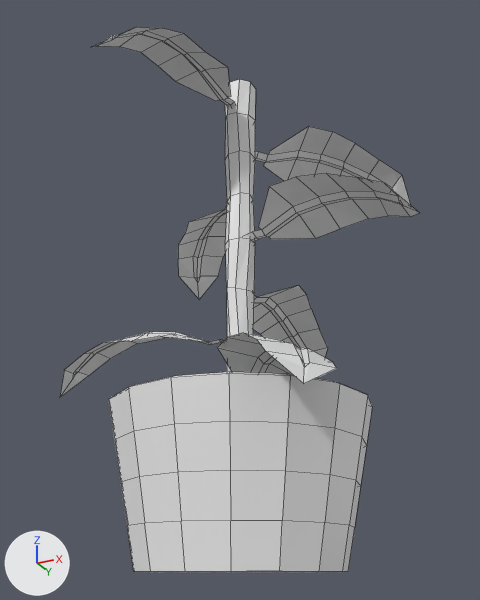
The Blender file Assets/Master/Models/plant_A.blend, before and after one commit.
Rendered twice from a camera (50 mm lens) standing at (1.581, -1.665, 0.01) and looking at (0.49, 0.518, 0.992). The axes (+X, +Y, +Z) are drawn at lower left. The lights are the same throughout. Mesh edges are drawn as thin lines.

In view in the first picture: 'Pot'.
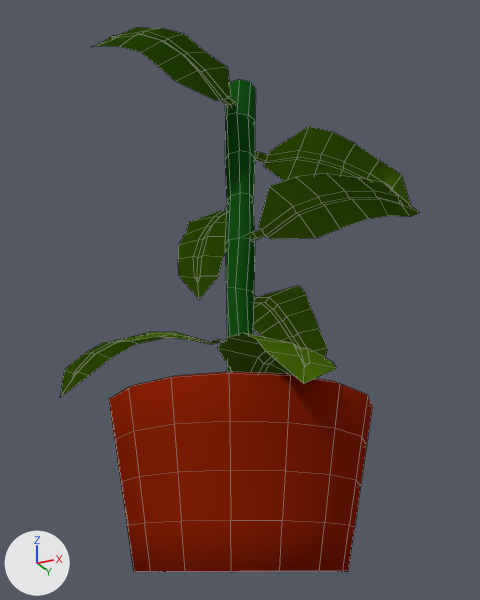
What the commit changed:
Material 'Pot' (mat_pot) is new.
Its base color is (0.253, 0.0152, 0.00148) (brown #8a2105).
Material 'Leaf' (mat_leaf) is new.
Its base color is (0.111, 0.253, 0.00712) (green #5e8a14).
Material 'Branch' (mat_branch) is new.
Its base color is (0.00732, 0.0835, 0.00768) (dark green #155215).
me_cube_002 is used by ob_pot; location (0.0, 0.0, 0.0); rotation (1.571, 0.0, -3.142), in degrees (90, 0, -180).
me_cube_002 had 514 vertices, 422 faces and spanned x -1.25..0.27, y 0.0..2.0, z -0.25..1.28.
me_cube_002 now has 781 vertices, 633 faces and spans x -1.25..0.27, y 0.0..2.0, z -0.25..1.28.
me_cube_002 part 1: the loose piece of 38 vertices spanning x -1.1..-0.52, y 1.5..1.75, z 0.5..1.03 is copied, and the copy is turned -145.2 degrees about the y axis through its middle, then moved by (0.41, 0.21, -0.66), in mat_leaf (green #5d8a14); it spans x -0.59..-0.23, y 1.71..1.96, z -0.25..0.47.
me_cube_002 part 2: the loose piece of 38 vertices spanning x -0.5..0.05, y 1.29..1.54, z 0.51..1.08 is copied, and the copy is turned -92.7 degrees about the y axis through its middle, then moved by (-0.59, 0.21, -0.03), in mat_leaf (green #5d8a14); it spans x -1.1..-0.52, y 1.5..1.75, z 0.5..1.03.
me_cube_002 part 3: the loose piece of 38 vertices spanning x -0.65..-0.35, y 0.87..1.12, z 0.54..1.28 is copied, and the copy is turned 44.7 degrees about the y axis through its middle, then moved by (0.29, 0.42, -0.12), in mat_leaf (green #5d8a14); it spans x -0.5..0.05, y 1.29..1.54, z 0.51..1.08.
me_cube_002 part 4: the loose piece of 38 vertices spanning x -1.1..-0.52, y 1.5..1.75, z 0.5..1.03 is copied, and the copy is turned -54.8 degrees about the y axis through its middle, then moved by (-0.09, -0.42, -0.37), in mat_leaf (green #5d8a14); it spans x -1.25..-0.53, y 1.08..1.33, z 0.24..0.59.
me_cube_002 part 5: the loose piece of 38 vertices spanning x -0.5..0.05, y 1.29..1.54, z 0.51..1.08 is copied, and the copy is turned -44.7 degrees about the y axis through its middle, then moved by (-0.29, -0.42, 0.11), in mat_leaf (green #5d8a14); it spans x -0.65..-0.35, y 0.87..1.12, z 0.54..1.28.
me_cube_002 part 6: the loose piece of 38 vertices spanning x -0.65..-0.35, y 0.87..1.12, z 0.54..1.28 is copied, and the copy is turned 99.8 degrees about the y axis through its middle, then moved by (0.4, -0.21, -0.48), in mat_leaf (green #5d8a14); it spans x -0.47..0.27, y 0.66..0.91, z 0.27..0.6.
me_cube_002 part 7: the loose piece of 38 vertices spanning x -1.25..-0.53, y 1.08..1.33, z 0.24..0.59 is copied, and the copy is turned -36.2 degrees about the y axis through its middle, then moved by (0.13, -0.63, -0.21), in mat_leaf (green #5d8a14); it spans x -1.03..-0.5, y 0.45..0.7, z -0.11..0.48.
me_cube_002 part 8: 160 faces spanning x -0.98..-0.02, y 0.0..0.57, z 0.02..0.98 switch from no material to mat_pot (brown #8a2105).
me_cube_002 part 9: 65 faces spanning x -0.56..-0.44, y 0.38..2.0, z 0.44..0.56 switch from no material to mat_branch (dark green #155215).
me_cube_002 part 10: 196 faces spanning x -1.25..0.27, y 0.45..1.96, z -0.25..1.28 switch from no material to mat_leaf (green #5d8a14).

Changed parts and their boxes (x1, y1, x2, y2) in the pictures (480 x 600 px):
part 1 of me_cube_002, added (green): after (92, 27, 235, 108)
part 2 of me_cube_002, added (green): after (255, 126, 411, 205)
part 3 of me_cube_002, added (green): after (178, 206, 227, 299)
part 4 of me_cube_002, added (green): after (246, 173, 419, 241)
part 5 of me_cube_002, added (green): after (253, 286, 328, 357)
part 6 of me_cube_002, added (green): after (60, 332, 224, 397)
part 7 of me_cube_002, added (green): after (217, 333, 337, 384)
part 8 of me_cube_002, recoloured: (109, 372, 372, 572) in both
part 9 of me_cube_002, recoloured (grey to green): (225, 79, 256, 372) in both
part 10 of me_cube_002, recoloured (grey to green): before (60, 27, 419, 397); after (61, 29, 416, 396)
